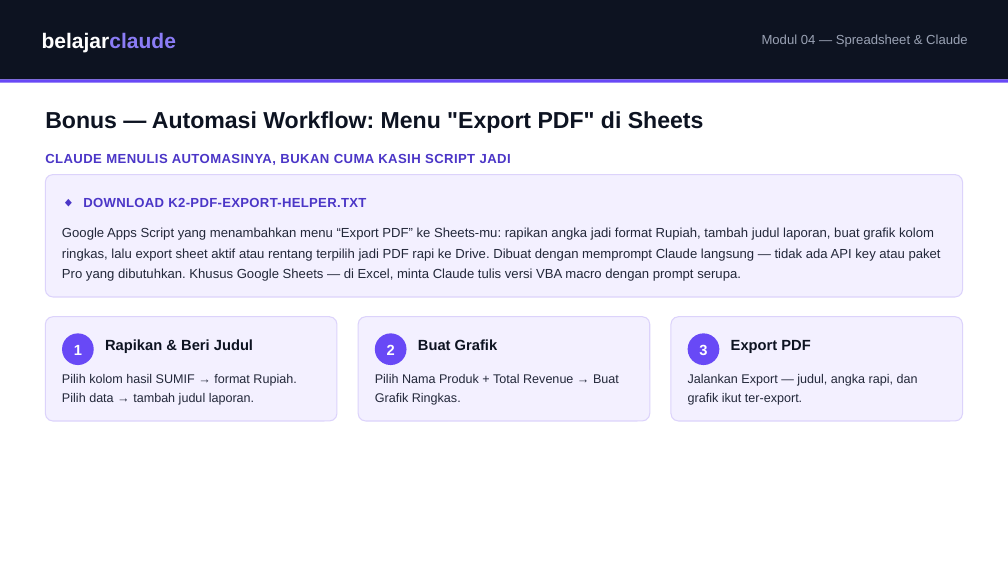
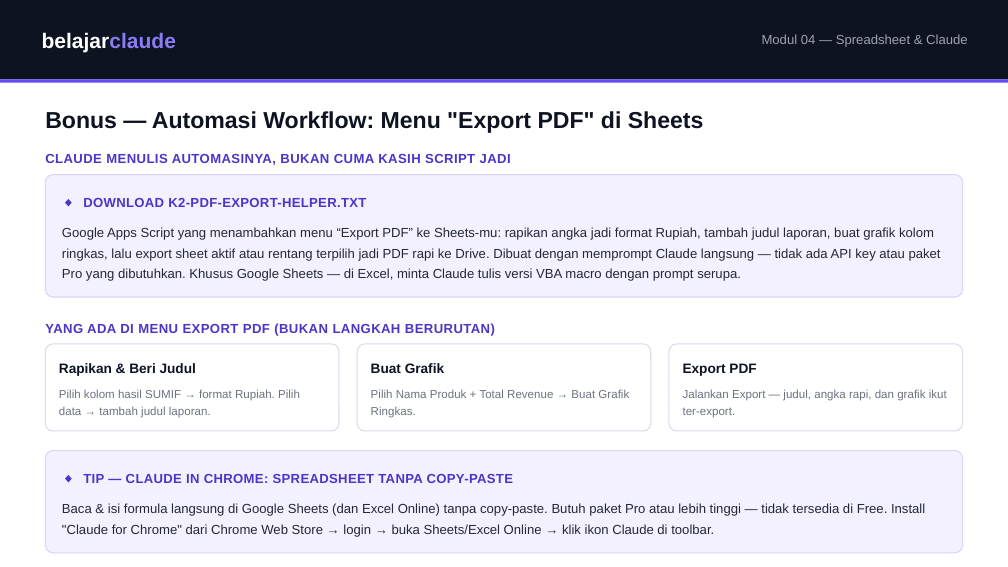
Before and after one commit to juliautomo/belajar-claude, a slide deck: slide 6 of K2-Produktivitas/M04-Google-Sheets/K2-M04-Google-Sheets.pptx. Drawn at 1008x567 pixels with LibreOffice and Linux fonts; fonts in the diff are those of the drawing. Boxes give left, top, right and bottom in pixels: in the first picture for what was removed or moved away, otherwise in the second. Text is boxed around its words. In the diff, an @@ line names an element or a change of style, - is before the commit and + after.

Commit message:
K2 M4: merge Alur Prompt into Latihan with concrete download/upload/drag-drop steps, remove Level Up Dashboard section, restyle Apps Script menu list from numbered steps to plain tier cards (they're menu items, not sequential steps), relocate Claude in Chrome tip to bottom

```diff
--- a/K2-Produktivitas/M04-Google-Sheets/K2-M04-Google-Sheets.pptx
+++ b/K2-Produktivitas/M04-Google-Sheets/K2-M04-Google-Sheets.pptx
@@ text added at [45,323,495,336], 12.5 pt, text #4B36C7, bold @@
+YANG ADA DI MENU EXPORT PDF (BUKAN LANGKAH BERURUTAN)
@@ rounded rectangle: place and size @@
-rounded rectangle at [45,317,337,421]
+rounded rectangle at [45,344,339,431]
@@ rounded rectangle at [45,344,339,431]: fill #F3F0FF to #FFFFFF; outline #DCD3FB 1 pt to #D6DCEB 1 pt; proportions changed @@
@@ text "Rapikan & Beri Judul": place and size @@
-text "Rapikan & Beri Judul" at [105,339,253,353]
+text "Rapikan & Beri Judul" at [59,363,196,376]
@@ ellipse removed at [62,333,94,365] @@
@@ text removed at [74,345,82,355] @@
-1
@@ rounded rectangle at [357,344,650,431]: fill #F3F0FF to #FFFFFF; outline #DCD3FB 1 pt to #D6DCEB 1 pt; proportions changed @@
@@ rounded rectangle: place and size @@
-rounded rectangle at [358,317,650,421]
+rounded rectangle at [357,344,650,431]
@@ text "Buat Grafik": place and size @@
-text "Buat Grafik" at [418,339,498,350]
+text "Buat Grafik" at [371,363,444,373]
@@ ellipse removed at [375,333,407,365] @@
@@ text removed at [387,344,395,355] @@
-2
@@ rounded rectangle added at [669,344,963,431], fill #FFFFFF, outline #D6DCEB 1 pt @@
@@ size 14 to 13 pt in 3 elements at [59,363,196,376], [371,363,444,373], [683,363,756,376] @@
@@ text "Export PDF": place and size @@
-text "Export PDF" at [731,340,810,353]
+text "Export PDF" at [683,363,756,376]
@@ ellipse removed at [688,333,720,365] @@
@@ text removed at [699,345,707,355] @@
-3
@@ text "Pilih kolom hasil SUMIF → ...": place and size @@
-text "Pilih kolom hasil SUMIF → ..." at [62,374,296,405]
+text "Pilih kolom hasil SUMIF → ..." at [59,389,300,418]
@@ text "Pilih Nama Produk + Total ...": place and size @@
-text "Pilih Nama Produk + Total ..." at [375,374,619,405]
+text "Pilih Nama Produk + Total ..." at [371,389,629,418]
@@ size 12 to 11 pt, text colour #23283A to #6B7280; line spacing 1.22 to 1.25 in 3 elements at [59,389,300,418], [371,389,629,418], [683,389,947,418] @@
@@ text "Jalankan Export — judul, angka ...": place and size @@
-text "Jalankan Export — judul, angka ..." at [688,374,918,405]
+text "Jalankan Export — judul, angka ..." at [683,389,947,418]
@@ rounded rectangle: place and size @@
-rounded rectangle at [671,317,963,421]
+rounded rectangle at [45,451,963,553]
@@ rounded rectangle at [45,451,963,553]: proportions changed @@
@@ text added at [83,474,513,483], 12.5 pt, text #4B36C7, bold @@
+◆ TIP — CLAUDE IN CHROME: SPREADSHEET TANPA COPY-PASTE
@@ text added at [62,503,925,537], 12.5 pt, text #23283A @@
+Baca & isi formula langsung di Google Sheets (dan Excel Online) tanpa copy-paste. Butuh paket Pro atau lebih tinggi — tidak tersedia di Free. Install "Claude for Chrome" dari Chrome Web Store → login → buka Sheets/Excel Online → klik ikon Claude di toolbar.
```
Also in this commit, not shown: 1 other slide changed, 1 slide added, 2 slides removed, 1 other file.
